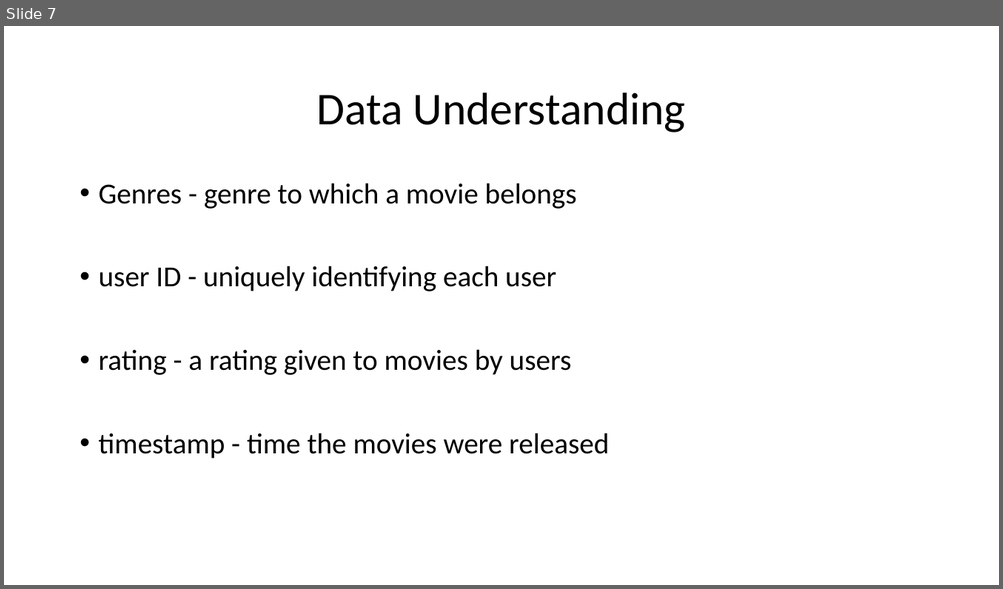
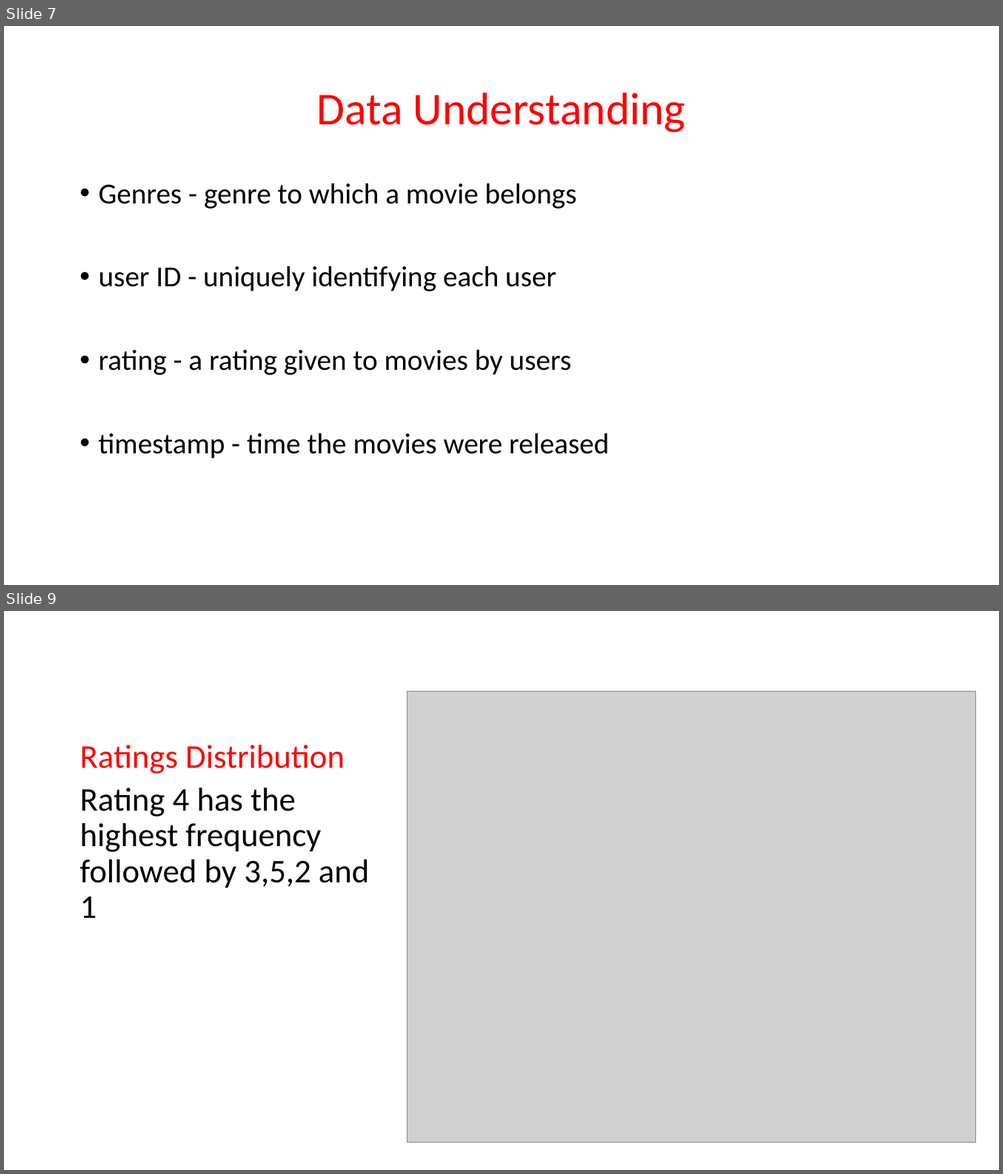
Before and after one commit to Mash-bot/Movie-Recommender-system, a slide deck: presentation.pptx. Shown one above the other, each under a label of ours: slide 7 before the commit, slides 7 and 9 after it; the slides between them are not shown. The pictures are 1003x589 and 1003x1174 pixels, drawn with LibreOffice and Linux fonts; fonts in the diff are those of the drawing; grey boxes stand for pictures; background and template pictures are left out. Boxes give left, top, right and bottom in pixels: in the first picture for what was removed or moved away, otherwise in the second. Text is boxed around its words. In the diff, an @@ line names an element or a change of style, - is before the commit and + after.

```diff
--- a/presentation.pptx
+++ b/presentation.pptx
@@ slide 9 added at <box>4,611,999,1170</box>, background picture (left out) @@
@@ picture added at <box>407,692,976,1143</box> @@
@@ title added at <box>80,745,344,774</box>, 32 pt, text #FF0000 @@
+Ratings Distribution
@@ text added at <box>80,788,370,918</box>, 32 pt, text #000000 @@
+Rating 4 has the highest frequency followed by 3,5,2 and 1
@@ slide 7 changed as well @@
@@ title "Data Understanding" at <box>317,93,686,133</box>: text colour #000000 to #FF0000 @@
```
Also in this commit, not shown: 6 other slides changed, 6 other slides added, 1 slide removed, 2 other files.
